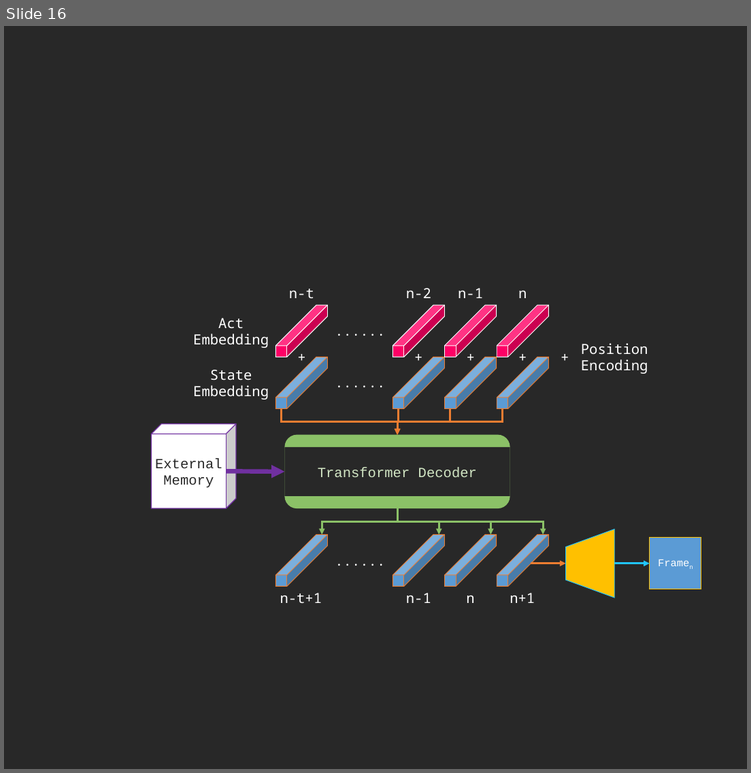
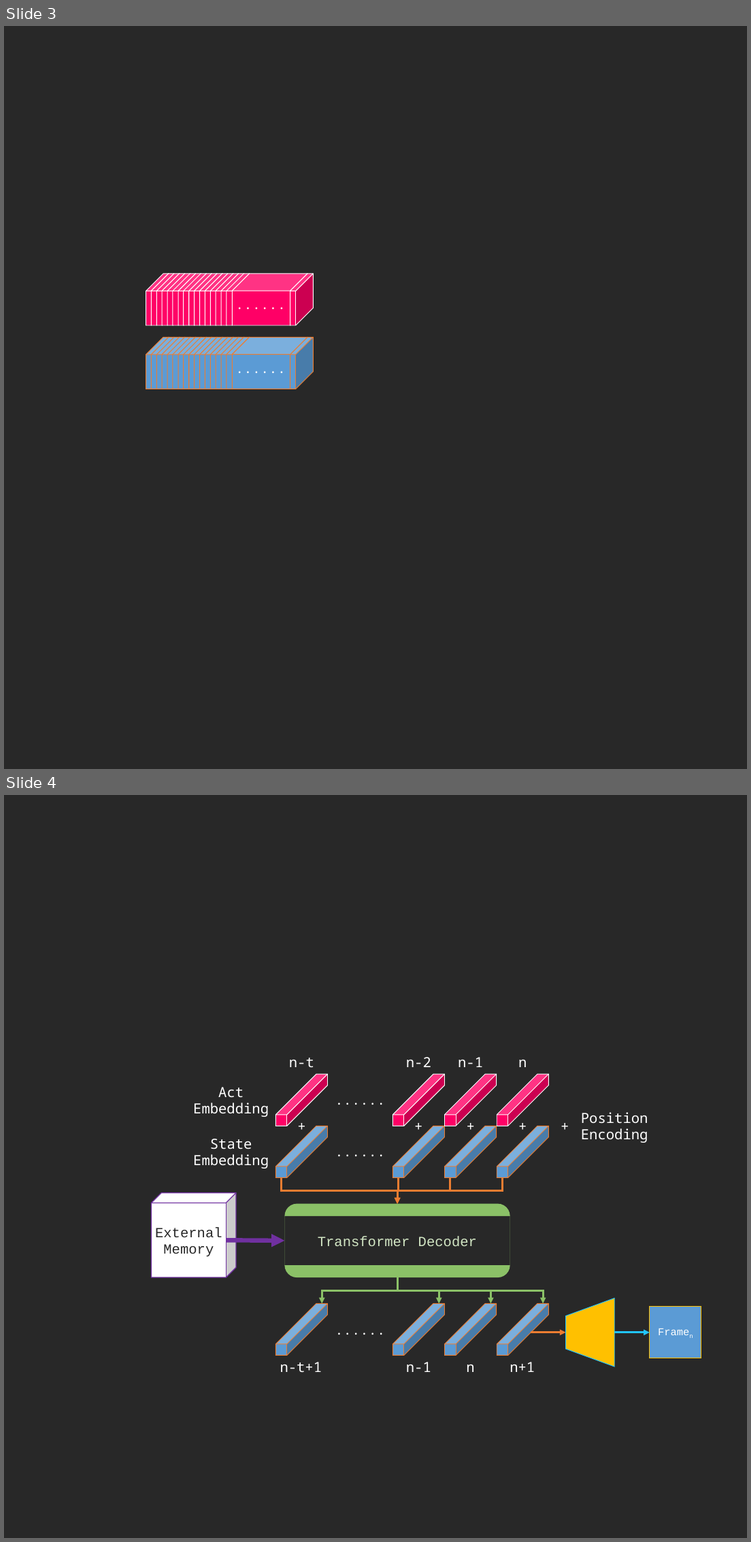
Before and after one commit to toonnyy8/ncku, a slide deck: dl2020/medium/img.pptx. Shown one above the other, each under a label of ours: slide 16 before the commit, slides 3 and 4 after it. The pictures are 751x773 and 751x1542 pixels, drawn with LibreOffice and Linux fonts; fonts in the diff are those of the drawing. Boxes give left, top, right and bottom in pixels: in the first picture for what was removed or moved away, otherwise in the second. Text is boxed around its words. In the diff, an @@ line names an element or a change of style, - is before the commit and + after.

```diff
--- a/dl2020/medium/img.pptx
+++ b/dl2020/medium/img.pptx
@@ slide 3 added at [4,26,747,769], background #282828 @@
@@ cube added at [146,274,169,325], fill #FF0066, outline #FFFFFF 1.5 pt @@
@@ cube added at [151,274,174,325], fill #FF0066, outline #FFFFFF 1.5 pt @@
@@ cube added at [156,274,179,325], fill #FF0066, outline #FFFFFF 1.5 pt @@
@@ cube added at [162,274,185,325], fill #FF0066, outline #FFFFFF 1.5 pt @@
@@ cube added at [167,274,190,325], fill #FF0066, outline #FFFFFF 1.5 pt @@
@@ cube added at [173,274,196,325], fill #FF0066, outline #FFFFFF 1.5 pt @@
@@ cube added at [178,274,201,325], fill #FF0066, outline #FFFFFF 1.5 pt @@
@@ cube added at [184,274,206,325], fill #FF0066, outline #FFFFFF 1.5 pt @@
@@ cube added at [189,274,212,325], fill #FF0066, outline #FFFFFF 1.5 pt @@
@@ cube added at [194,274,217,325], fill #FF0066, outline #FFFFFF 1.5 pt @@
@@ cube added at [200,274,222,325], fill #FF0066, outline #FFFFFF 1.5 pt @@
@@ cube added at [205,274,228,325], fill #FF0066, outline #FFFFFF 1.5 pt @@
@@ cube added at [210,274,233,325], fill #FF0066, outline #FFFFFF 1.5 pt @@
@@ cube added at [215,274,239,325], fill #FF0066, outline #FFFFFF 1.5 pt @@
@@ cube added at [221,274,244,325], fill #FF0066, outline #FFFFFF 1.5 pt @@
@@ cube added at [226,274,249,325], fill #FF0066, outline #FFFFFF 1.5 pt @@
@@ cube added at [232,274,307,325], fill #FF0066, outline #FFFFFF 1.5 pt @@
@@ cube added at [290,274,313,325], fill #FF0066, outline #FFFFFF 1.5 pt @@
@@ text added at [230,297,291,310], 32 pt, text #FFFFFF @@
+......
@@ group added at [146,337,313,389]: 18 cubes, 1 text @@
+......
@@ what was slide 16 is now slide 4 @@
```
Also in this commit, not shown: 1 slide changed, 13 slides removed, 2 other files.
